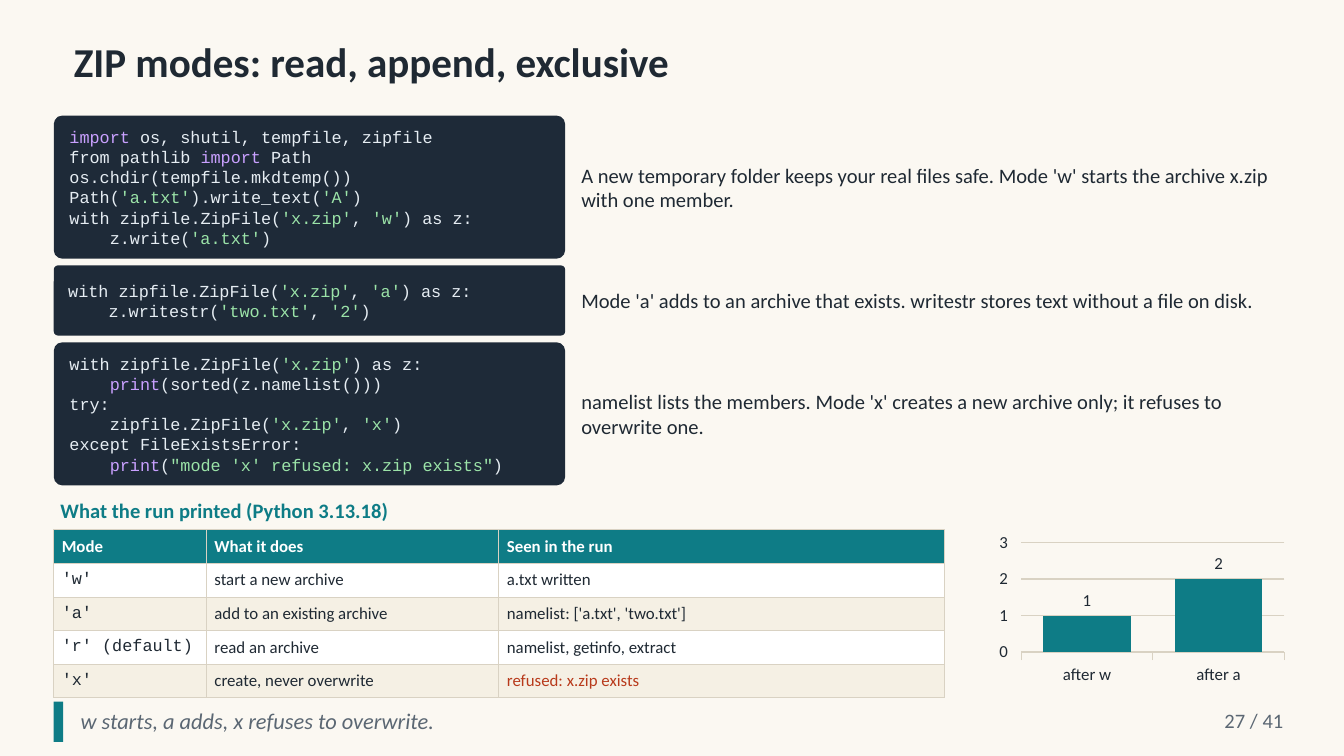
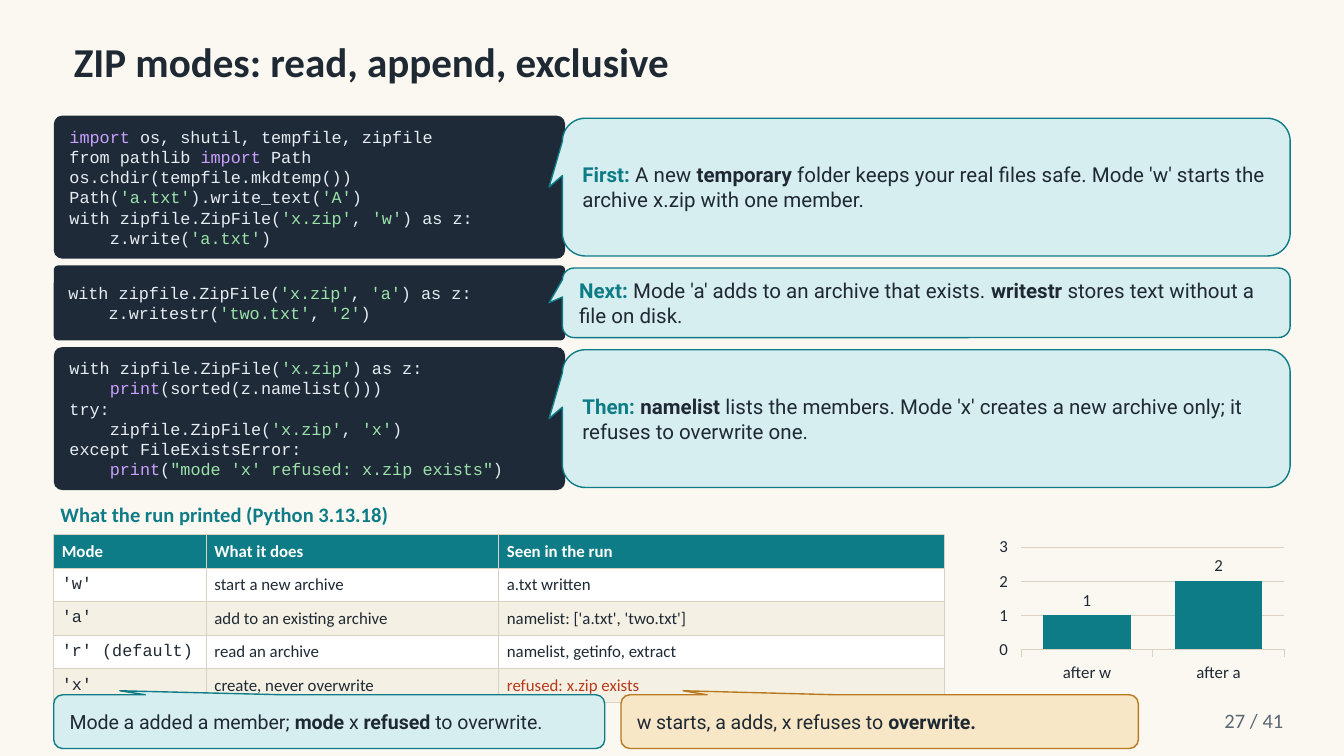
Before and after one commit to altunelyusuf/AdvancedProgrammingWithPython, a slide deck: slide 27 of 03-materials/ch11/SEN0414_Ch11_OrganizingFiles_3e_v3_0_0.pptx. Drawn at 1344x756 pixels with LibreOffice and Linux fonts; fonts in the diff are those of the drawing. Boxes give left, top, right and bottom in pixels: in the first picture for what was removed or moved away, otherwise in the second. Text is boxed around its words. In the diff, an @@ line names an element or a change of style, - is before the commit and + after.

```diff
--- a/03-materials/ch11/SEN0414_Ch11_OrganizingFiles_3e_v3_0_0.pptx
+++ b/03-materials/ch11/SEN0414_Ch11_OrganizingFiles_3e_v3_0_0.pptx
@@ rounded speech box "First: A new temporary folder ...": place and size @@
-rounded speech box "First: A new temporary folder ..." at <box>581,168,1268,207</box>
+rounded speech box "First: A new temporary folder ..." at <box>562,118,1289,255</box>
@@ text in rounded speech box at <box>582,166,1264,211</box>: text changed; font Calibri to Roboto @@
-A new temporary folder keeps your real files safe. Mode 'w' starts the archive x.zip with one member.
+First: A new temporary folder keeps your real files safe. Mode 'w' starts the archive x.zip with one member.
@@ rounded rectangle "with zipfile.ZipFile('x.zip', 'a') as z:": place and size @@
-rounded rectangle "with zipfile.ZipFile('x.zip', 'a') as z:" at <box>54,266,564,336</box>
+rounded rectangle "with zipfile.ZipFile('x.zip', 'a') as z:" at <box>54,266,564,341</box>
@@ 1 rounded rectangle, 1 text, 1 table, 1 rounded speech box: place and size @@
-1 rounded rectangle, 1 text, 1 table, 1 rounded speech box at <box>54,293,1252,698</box>
+1 rounded rectangle, 1 text, 1 table, 1 rounded speech box at <box>54,269,1289,703</box>
@@ text in rounded speech box at <box>579,282,1254,323</box>: text changed; font Calibri to Roboto @@
-Mode 'a' adds to an archive that exists. writestr stores text without a file on disk.
+Next: Mode 'a' adds to an archive that exists. writestr stores text without a file on disk.
@@ fill none to #D7EEF0; outline none to #0E7C86 0.75 pt in 3 elements at <box>562,118,1289,255</box>, <box>562,269,1289,339</box>, <box>562,349,1289,487</box> @@
@@ rounded speech box "Then: namelist lists the members. ...": place and size @@
-rounded speech box "Then: namelist lists the members. ..." at <box>581,394,1222,434</box>
+rounded speech box "Then: namelist lists the members. ..." at <box>562,349,1289,487</box>
@@ text in rounded speech box at <box>582,398,1242,439</box>: text changed; font Calibri to Roboto @@
-namelist lists the members. Mode 'x' creates a new archive only; it refuses to overwrite one.
+Then: namelist lists the members. Mode 'x' creates a new archive only; it refuses to overwrite one.
@@ column chart: place and size @@
-column chart at <box>993,530,1290,688</box>
+column chart at <box>993,535,1290,685</box>
@@ rectangle removed at <box>54,702,63,742</box> @@
@@ rounded speech box added at <box>54,695,605,749</box>, fill #D7EEF0, outline #0E7C86 0.75 pt, 10.5 pt, text #1F2933 @@
+Mode a added a member; mode x refused to overwrite.
@@ rounded speech box "w starts, a adds, x ...": place and size @@
-rounded speech box "w starts, a adds, x ..." at <box>81,713,434,732</box>
+rounded speech box "w starts, a adds, x ..." at <box>621,695,1138,749</box>
@@ rounded speech box "w starts, a adds, x ..." at <box>621,695,1138,749</box>: size 12 to 10.5 pt, font Calibri to Roboto, text colour #5B6773 to #1F2933, italic off; bold on in "overwrite."; fill none to #F8E7C6; outline none to #B7791F 0.75 pt @@
```
Also in this commit, not shown: 30 other slides changed, 18 other files.
